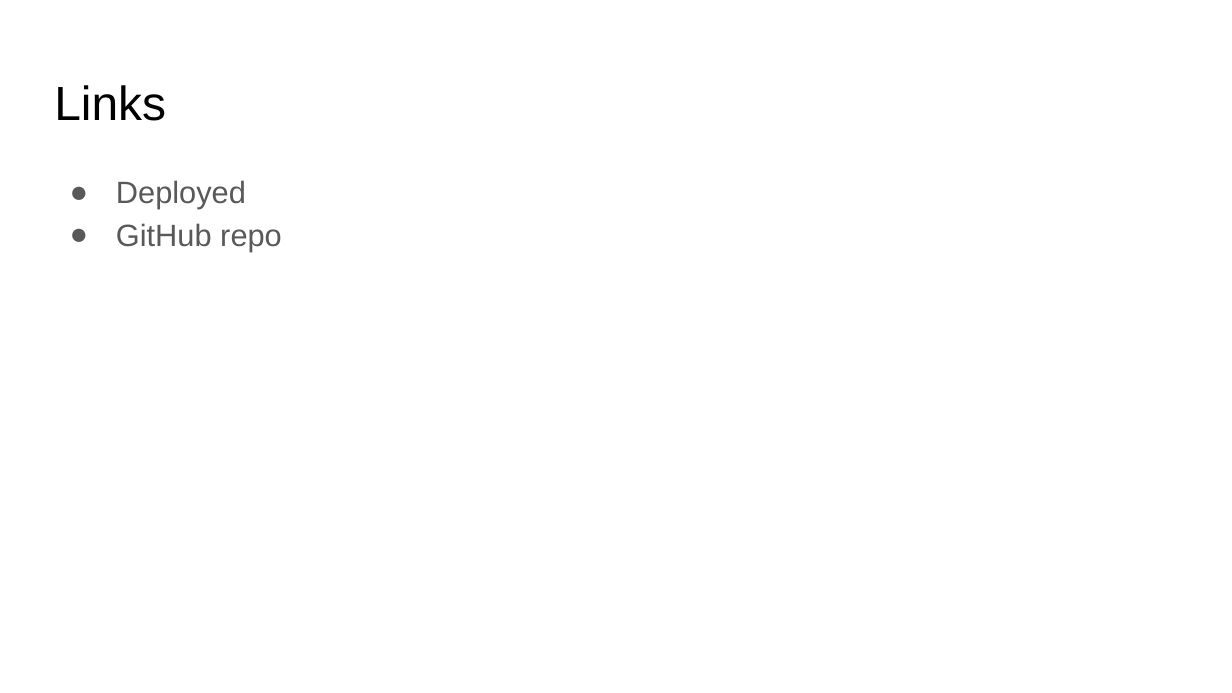
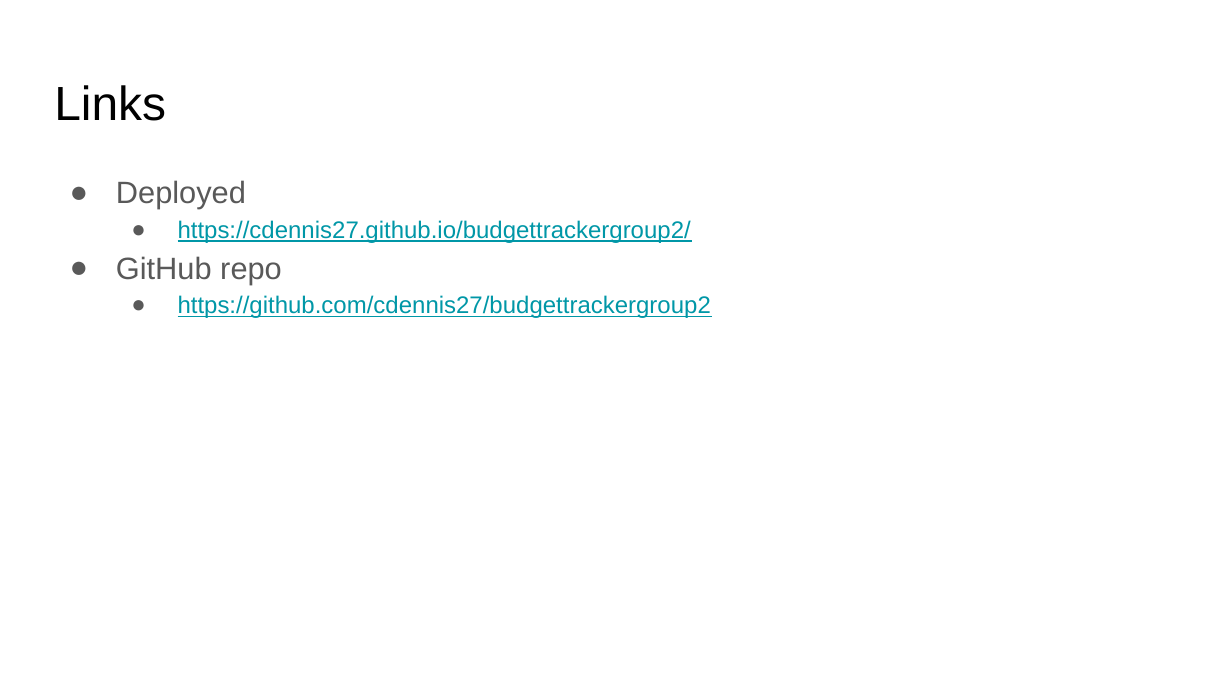
Before and after one commit to cdennis27/budgettrackergroup2, a slide deck: slide 8 of assets/presentation/Project Presentation Template.pptx (slide 7 before the commit). Drawn at 1232x693 pixels with LibreOffice and Linux fonts; fonts in the diff are those of the drawing. Boxes give left, top, right and bottom in pixels: in the first picture for what was removed or moved away, otherwise in the second. Text is boxed around its words. In the diff, an @@ line names an element or a change of style, - is before the commit and + after.

Commit message:
Presentation update

```diff
--- a/assets/presentation/Project Presentation Template.pptx
+++ b/assets/presentation/Project Presentation Template.pptx
@@ text at (178, 220, 691, 243): paragraph added @@
+  ● https://cdennis27.github.io/budgettrackergroup2/
@@ text at (178, 295, 711, 318): paragraph added @@
+  ● https://github.com/cdennis27/budgettrackergroup2
```
Also in this commit, not shown: 3 other slides changed, 2 slides added, 1 slide removed, 2 other files.
